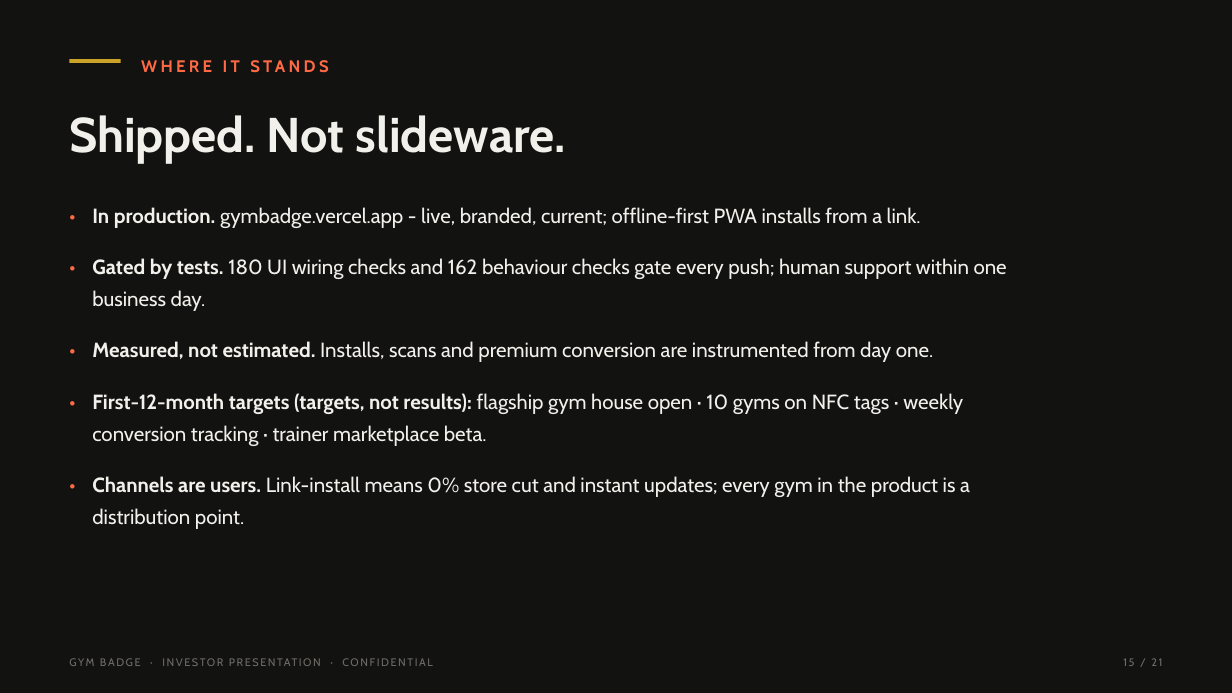
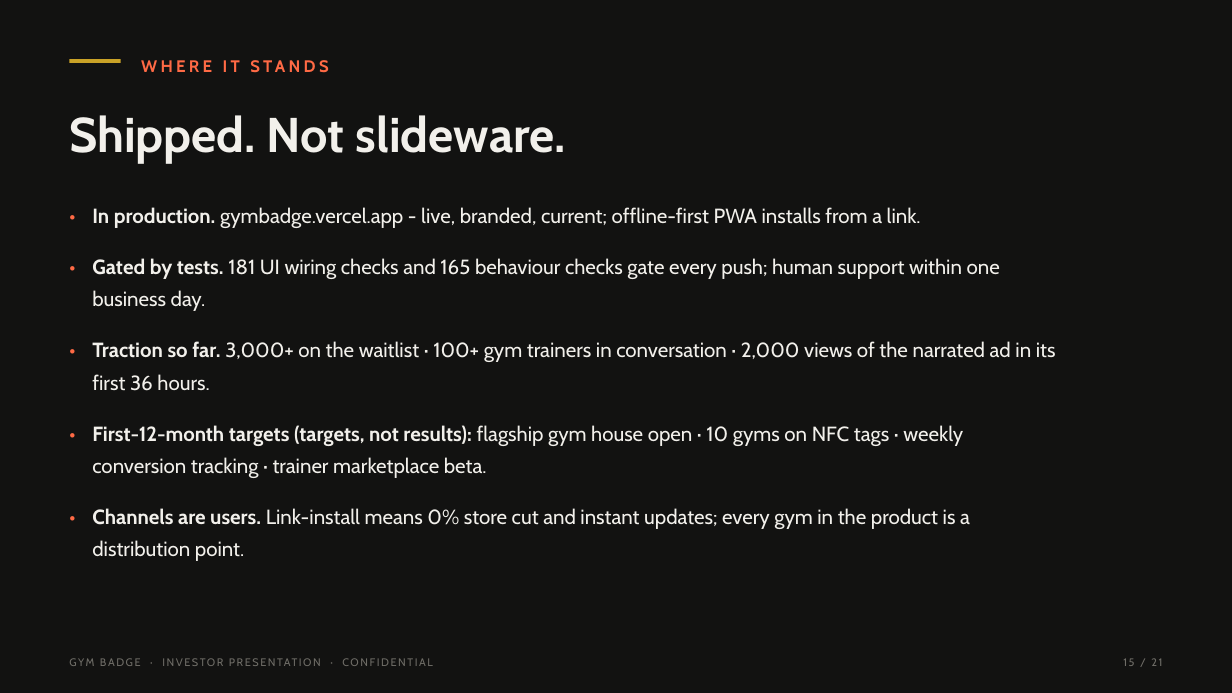
Before and after one commit to tearsmith10/Gym-badge, a slide deck: slide 15 of pitch/gymbadge-investor-deck.pptx. Drawn at 1232x693 pixels with LibreOffice and Linux fonts; fonts in the diff are those of the drawing. Boxes give left, top, right and bottom in pixels: in the first picture for what was removed or moved away, otherwise in the second. Text is boxed around its words. In the diff, an @@ line names an element or a change of style, - is before the commit and + after.

Commit message:
Real traction + real instrumentation: waitlist, /demo, analytics
The deck now carries the founder's three attested numbers, and the
product finally measures the things the deck claims:

Deck (slide 15 "Where it stands"):
- Traction so far: 3,000+ on the waitlist - 100+ gym trainers in
  conversation - 2,000 views of the narrated ad in its first 36 hours
  (all three founder-attested; nothing derived or invented).
- Test-gate counts synced to reality: 181 UI wiring checks and 165
  behaviour checks (was 180/162).
- Demo QR now encodes https://gymbadge.vercel.app/demo - a trackable
  landing page - instead of the raw mp4.

Waitlist was fake until now:
- The footer subscribe box showed "You're in - check your inbox"
  without storing anything anywhere. It now POSTs to a new
  POST /api/waitlist: validated (EMAIL_RE, length-capped), deduped
  by lowercased address, persisted in the same store as accounts
  (Upstash when configured, the data dir otherwise), logged per
  signup. Route registered in ROUTE_TABLE and documented in
  api/index.py; +3 behaviour checks (reject/accept/dedupe).

New /demo landing page (ad viewers convert where they land):
- demo/index.html: the narrated 1:47 ad in a player, waitlist form
  with the same real capture, links into the app. Served by both
  runtimes: vercel.json route before the filesystem handler,
  server.py ROUTES entry + /demo/ in STATIC_ROOTS.

Instrumentation so next deck's numbers are genuine:
- assets/theme.js injects Vercel Web Analytics once (guarded
  window.__gbInsights) from the script every surface loads -
  landing, web pages, PWA. No-op until Web Analytics is enabled in
  the project dashboard (Settings -> Web Analytics).

Tests: buttons.js 181/181 (+ footer really stores the address),
run.js 165/165 (+WAITLIST section). Deck QA: 21 slides, TOTAL
PLACEHOLDERS: 0, contact sheet inspected.

README: documents demo/, the waitlist endpoint and the analytics
injection in the structure section.

```diff
--- a/pitch/gymbadge-investor-deck.pptx
+++ b/pitch/gymbadge-investor-deck.pptx
@@ text at <box>92,258,1000,279</box>: text changed @@
-Gated by tests. 180 UI wiring checks and 162 behaviour checks gate every push; human support within one
+Gated by tests. 181 UI wiring checks and 165 behaviour checks gate every push; human support within one
@@ text at <box>92,341,1056,362</box>: text changed @@
-Measured, not estimated. Installs, scans and premium conversion are instrumented from day one.
+Traction so far. 3,000+ on the waitlist · 100+ gym trainers in conversation · 2,000 views of the narrated ad in its
@@ text added at <box>92,374,209,391</box>, 16 pt, text #F2F0EB @@
+first 36 hours.
@@ 4 texts: place and size @@
-4 texts at <box>69,389,1163,529</box>
+4 texts at <box>69,421,1163,561</box>
@@ text "•": place and size @@
-text "•" at <box>69,472,1163,511</box>
+text "•" at <box>69,505,1163,543</box>
@@ text "Channels are users. Link-install means ...": place and size @@
-text "Channels are users. Link-install means ..." at <box>92,476,970,497</box>
+text "Channels are users. Link-install means ..." at <box>92,508,970,529</box>
```
Also in this commit, not shown: 12 other files.
